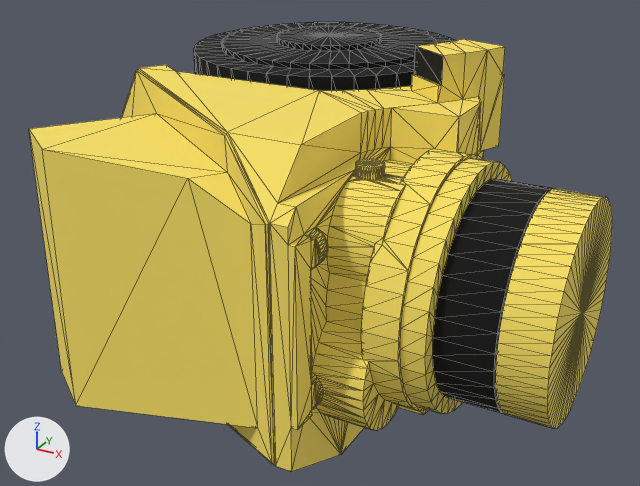
One commit to the glTF model RobotModel/Fanuc/M_710iC_70/Visual/glb/Link3.glb: the scene before it, then after it.
Camera for both pictures: a camera (50 mm lens) standing at (0.393, -0.733, 0.291) and looking at (0.037, -0.084, -0.034). Arrows for +X, +Y and +Z are at lower left; the lights stay in place. The older version comes first. Mesh edges are drawn as thin lines.

The first picture shows '/Link3/Link3_003-mesh/0', '/Link3/Link3_003-mesh/1'.
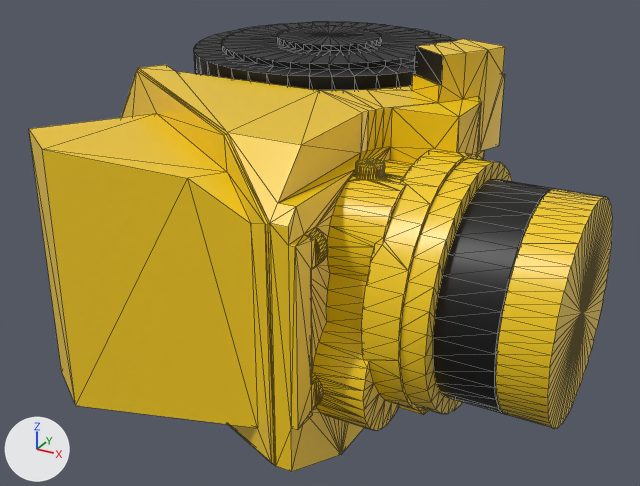
Pixel boxes [x1, y1, x2, y2] of what changed, in the pictures (640 x 486 px):
'/Link3/Link3_003-mesh/0', recoloured, surface changed: [29, 39, 612, 472] in both
'/Link3/Link3_003-mesh/1', surface changed: [194, 22, 555, 413] in both

Edits to the bpy script that builds the scene:
```text
Change mat_link_01_part_000_mtl_001_020_material:
    mat_link_01_part_000_mtl_001_020_material.base_color: (0.96, 0.76, 0.13) -> (0.905, 0.597, 0.00802)  # yellow #fae265 -> yellow #f4cb16
    mat_link_01_part_000_mtl_001_020_material.roughness: 1.0 -> 0.36
Change mat_ral9005_011_material:
    mat_ral9005_011_material.roughness: 1.0 -> 0.46
```
